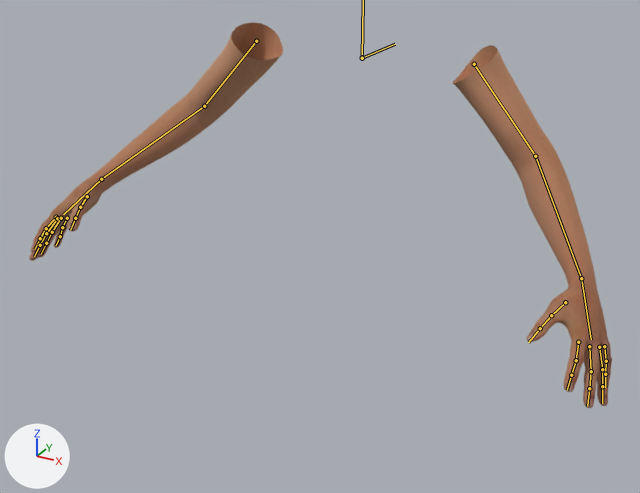
Two versions of the FBX model Multiplayer Project/Assets/3D Models/Arms/FP_arms.fbx, one commit apart.
Rendered twice from a 50 mm camera at (0.737, -1.505, 0.346) aimed at (0.002, -0.167, -0.323). Lighting does not change. The marker at lower left points along +X, +Y and +Z. The bones that bend it are drawn over the model as lines.

Objects in the first picture: 'Arms'.
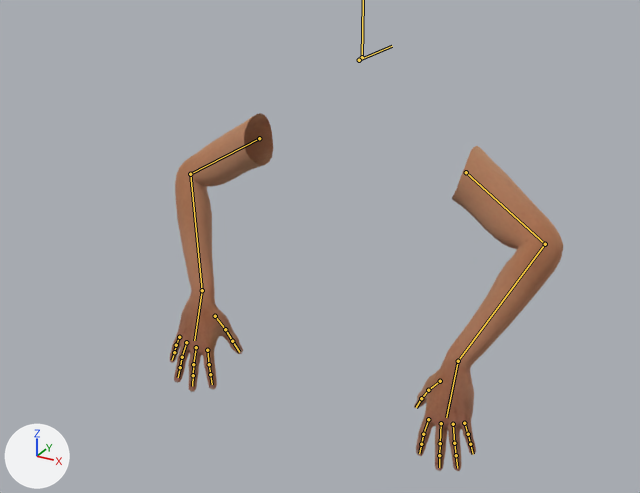
The newer file adds an action. The first version stands in its rest pose; the second is drawn at frame 29 of the action 'Arms_Rig|FP_arms_walk'.

Pixel boxes (x1, y1, x2, y2) of what changed, in the pictures (640 x 493 px):
'Arms', posed (33% narrower, 7% shorter)
    before: (29, 22, 612, 408)
    after: (170, 113, 563, 471)
bone 'upper_arm_L', root to tip
    before: (474, 64) to (535, 156)
    after: (466, 172) to (545, 244)
bone 'lower_arm_L', root to tip
    before: (535, 156) to (581, 278)
    after: (545, 244) to (458, 361)
bone 'hand_L', root to tip
    before: (581, 278) to (591, 339)
    after: (458, 361) to (446, 417)
bone 'upper_arm_R', root to tip
    before: (256, 41) to (204, 106)
    after: (259, 138) to (190, 174)
bone 'lower_arm_R', root to tip
    before: (204, 106) to (101, 179)
    after: (190, 174) to (202, 290)
bone 'hand_R', root to tip
    before: (101, 179) to (63, 214)
    after: (202, 290) to (194, 340)

Diff of the bpy script that builds the scene:
```diff
--- a/Multiplayer Project/Assets/3D Models/Arms/FP_arms.fbx.py
+++ b/Multiplayer Project/Assets/3D Models/Arms/FP_arms.fbx.py
@@ bone_upper_arm_l @@
 bone_upper_arm_l = bpy.data.objects['Arms_Rig'].pose.bones['upper_arm_L']  # child of 'root'
-bone_upper_arm_l.location = (0.0, 0.0, 0.0)
-bone_upper_arm_l.rotation_quaternion = (1.0, 0.0, 0.0, 0.0)  # degrees (0, 0, 0)
+bone_upper_arm_l.location = (0.132, 0.15, -0.008)
+bone_upper_arm_l.rotation_quaternion = (0.806, -0.049, 0.569, 0.155)  # degrees (16, 69, 33)
@@ bone_lower_arm_l @@
 bone_lower_arm_l = bpy.data.objects['Arms_Rig'].pose.bones['lower_arm_L']  # child of 'upper_arm_L'
-bone_lower_arm_l.rotation_quaternion = (1.0, 0.0, 0.0, 0.0)  # degrees (0, 0, 0)
+bone_lower_arm_l.rotation_quaternion = (0.934, 0.355, 0.0, -0.026)  # degrees (42, 1, -3)
@@ bone_hand_l @@
 bone_hand_l = bpy.data.objects['Arms_Rig'].pose.bones['hand_L']  # child of 'lower_arm_L'
-bone_hand_l.rotation_quaternion = (1.0, 0.0, 0.0, 0.0)  # degrees (0, 0, 0)
+bone_hand_l.rotation_quaternion = (0.973, -0.228, 0.013, 0.029)  # degrees (-26, 2, 3)
@@ bone_upper_arm_r @@
 bone_upper_arm_r = bpy.data.objects['Arms_Rig'].pose.bones['upper_arm_R']  # child of 'root'
-bone_upper_arm_r.location = (0.0, 0.0, 0.0)
-bone_upper_arm_r.rotation_quaternion = (1.0, 0.0, 0.0, 0.0)  # degrees (0, 0, 0)
+bone_upper_arm_r.location = (-0.132, 0.15, -0.008)
+bone_upper_arm_r.rotation_quaternion = (0.81, -0.062, -0.565, -0.146)  # degrees (10, -69, -28)
@@ bone_lower_arm_r @@
 bone_lower_arm_r = bpy.data.objects['Arms_Rig'].pose.bones['lower_arm_R']  # child of 'upper_arm_R'
-bone_lower_arm_r.rotation_quaternion = (1.0, 0.0, 0.0, 0.0)  # degrees (0, 0, 0)
+bone_lower_arm_r.rotation_quaternion = (0.928, 0.371, 0.0, 0.027)  # degrees (44, -1, 3)
@@ bone_hand_r @@
 bone_hand_r = bpy.data.objects['Arms_Rig'].pose.bones['hand_R']  # child of 'lower_arm_R'
-bone_hand_r.rotation_quaternion = (1.0, 0.0, 0.0, 0.0)  # degrees (0, 0, 0)
+bone_hand_r.rotation_quaternion = (0.973, -0.221, -0.062, -0.036)  # degrees (-25, -8, -2)
```
